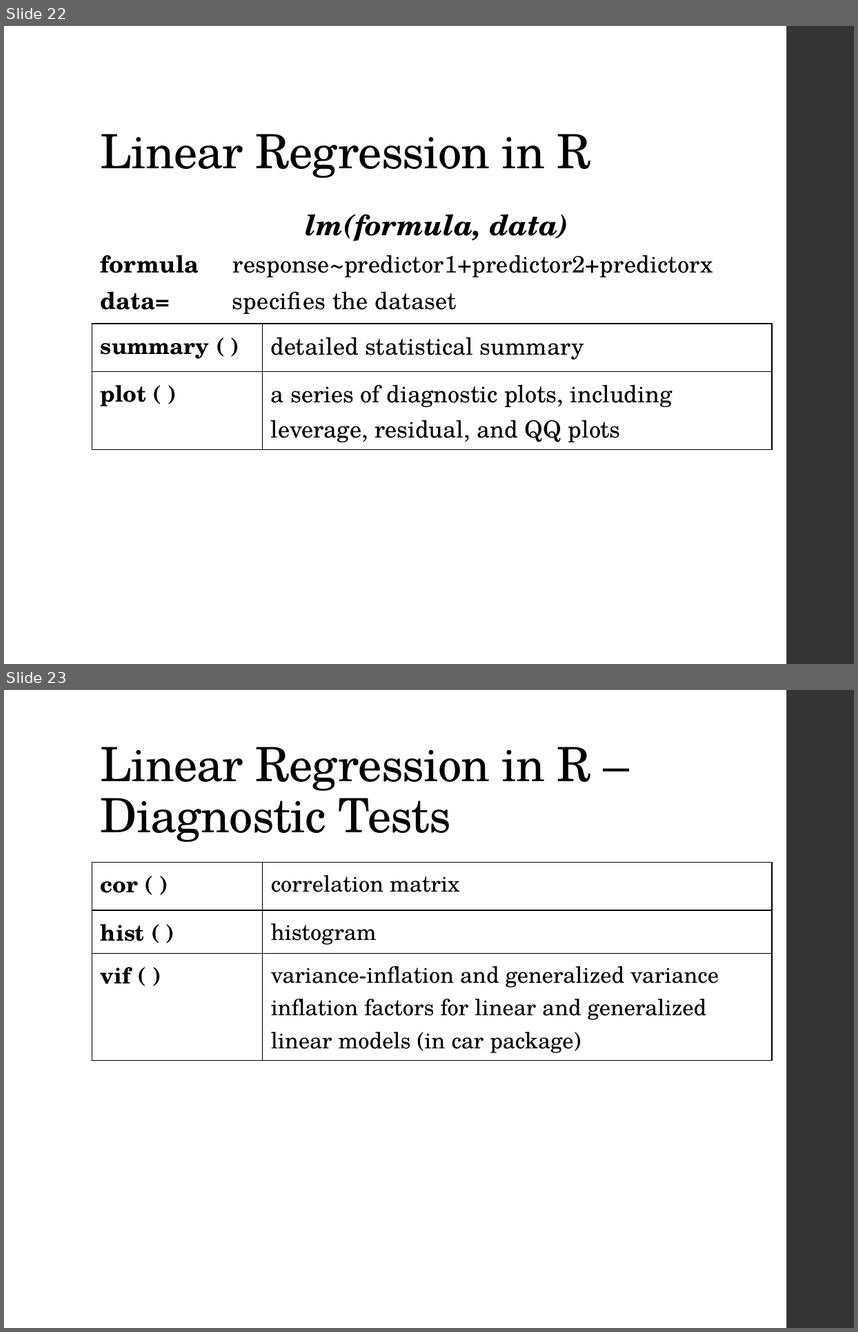
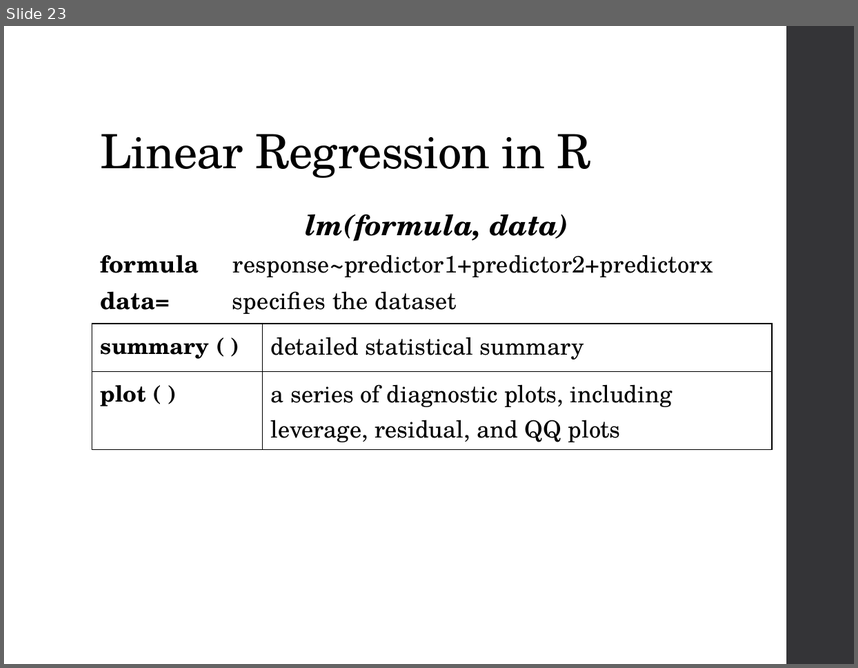
Before and after one commit to ncss-tech/stats_for_soil_survey, a slide deck: presentations/6_linear_regression/Linear_regression.pptx. Shown one above the other, each under a label of ours: slides 22 and 23 before the commit, slide 23 after it. The pictures are 858x1332 and 858x668 pixels, drawn with LibreOffice and Linux fonts; fonts in the diff are those of the drawing. Boxes give left, top, right and bottom in pixels: in the first picture for what was removed or moved away, otherwise in the second. Text is boxed around its words. In the diff, an @@ line names an element or a change of style, - is before the commit and + after.

Commit message:
updates to 6_linear_regression ppt

```diff
--- a/presentations/6_linear_regression/Linear_regression.pptx
+++ b/presentations/6_linear_regression/Linear_regression.pptx
@@ slide 23 removed at [4,690,854,1328], background #FFFFFF; not listed: 1 template element that a slide beside it also shows @@
@@ title removed at [101,747,590,842] @@
-Linear Regression in R – Diagnostic Tests
@@ table removed at [92,862,771,1056], 3 rows, 2 columns @@
-cor ( ) | correlation matrix
-hist ( ) | histogram
-vif ( ) | variance-inflation and generalized variance inflation factors for linear and generalized linear models (in car package)
@@ what was slide 22 is now slide 23 @@
```
Also in this commit, not shown: 1 other slide removed.
